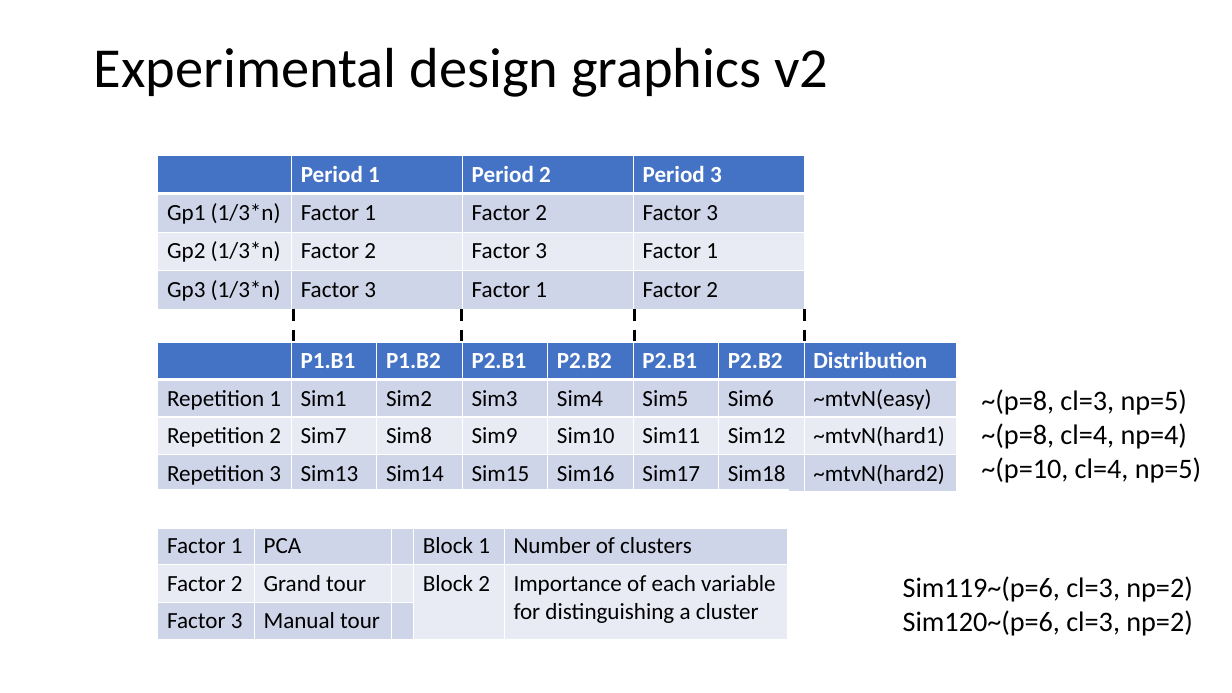
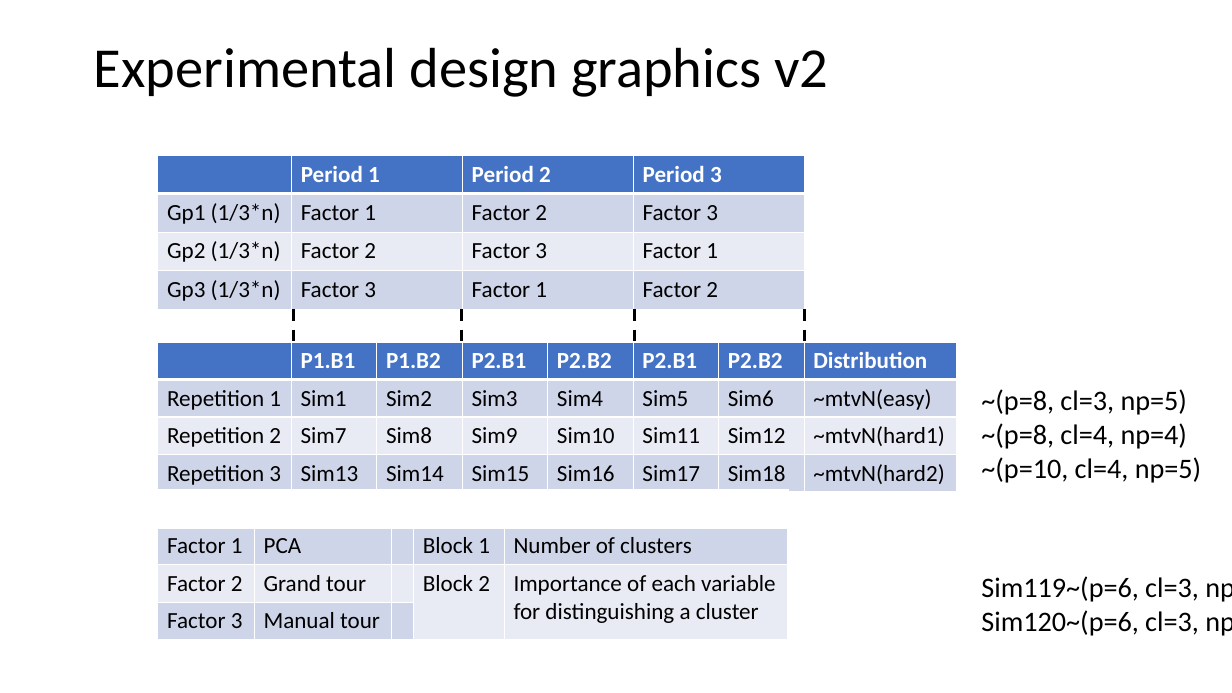
Before and after one commit to nspyrison/spinifex_study, a slide deck: slide 1 of paper/figures/Experimental design graphics.pptx. Drawn at 1232x693 pixels with LibreOffice and Linux fonts; fonts in the diff are those of the drawing. Boxes give left, top, right and bottom in pixels: in the first picture for what was removed or moved away, otherwise in the second. Text is boxed around its words. In the diff, an @@ line names an element or a change of style, - is before the commit and + after.

```diff
--- a/paper/figures/Experimental design graphics.pptx
+++ b/paper/figures/Experimental design graphics.pptx
@@ text "Sim119~(p=6, cl=3, np=2)" rewrapped from bbox=[903, 576, 1192, 636] to bbox=[981, 576, 1232, 636] @@
```
Also in this commit, not shown: 4 other files.
